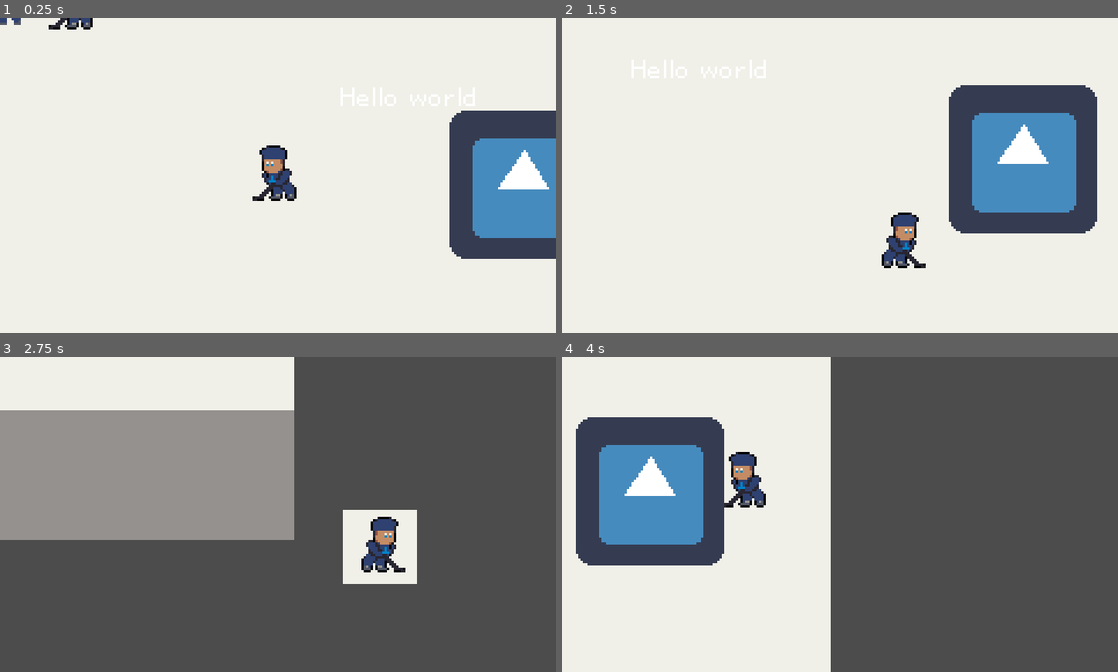
Above: before the commit, frames 1-4 (two rows, left to right).
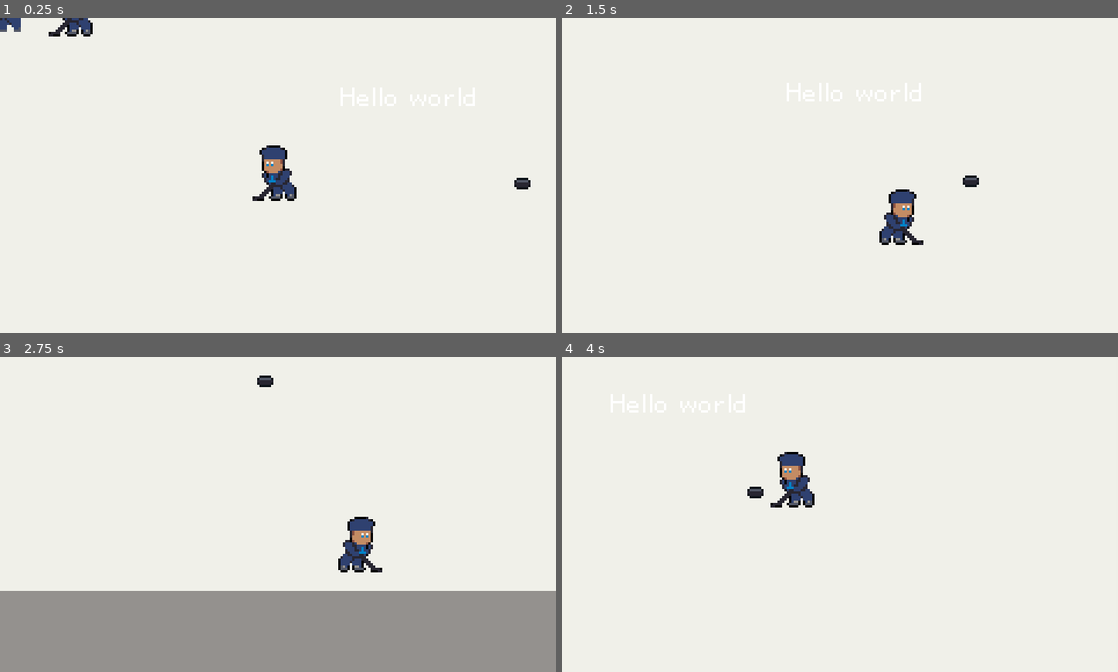
Above: after the commit, the same moments.

Repository: leafo/ludum-dare-41
Game: Godot game, scene res://Main.tscn
The game is run twice, just before and just after one commit, with the same random seed, the same clock (stepped at 60 frames per second) and the same inputs. The engine's default icon, where the game draws it, is replaced by a stand-in: a white triangle on a blue panel in a dark square.
Inputs:
- Up to frame 1 (0.25 s): no input
- Up to frame 2 (1.5 s): tap Enter (ui_accept) at 0.5, 0.77 s; hold Right (ui_right) 0.53-1.28 s; hold Down (ui_down) from 1.28 s (still down)
- Up to frame 3 (2.75 s): tap Enter (ui_accept) at 1.52 s; release Down (ui_down) at 2.03 s; hold Right (ui_right) from 2.03 s (still down)
- Up to frame 4 (4 s): release Right (ui_right) at 2.78 s; hold Up (ui_up) 2.78-3.53 s; tap Enter (ui_accept) at 3.02, 3.77 s; hold Left (ui_left) from 3.53 s (still down)

The runs differ from the first frame. In frame 1, 8.9% of the frame differs, in the area x 0-100%, y 0-77%; in frame 2, 13%; in frame 3, 90%, in the area x 0-100%, y 0-100%; in frame 4, 65%.

Commit message:
more tweaks

Diff:
--- a/Main.tscn
+++ b/Main.tscn
@@ -3,19 +3,19 @@
 [ext_resource path="res://Player.gd" type="Script" id=1]
 [ext_resource path="res://images/sprite.png" type="Texture" id=2]
 [ext_resource path="res://Puck.gd" type="Script" id=3]
-[ext_resource path="res://icon.png" type="Texture" id=4]
+[ext_resource path="res://images/puck.png" type="Texture" id=4]
 [ext_resource path="res://fonts/HelvetiPixel.ttf" type="DynamicFontData" id=5]
 [ext_resource path="res://images/bg.png" type="Texture" id=6]
 
 [sub_resource type="RectangleShape2D" id=1]
 
 custom_solver_bias = 0.0
-extents = Vector2( 6.92885, 11.3057 )
+extents = Vector2( 9.54917, 3.49828 )
 
-[sub_resource type="CircleShape2D" id=2]
+[sub_resource type="RectangleShape2D" id=4]
 
 custom_solver_bias = 0.0
-radius = 31.2339
+extents = Vector2( 3.59009, 2.58511 )
 
 [sub_resource type="DynamicFont" id=3]
 
@@ -27,9 +27,15 @@
 
 [node name="Main" type="Node" index="0"]
 
-[node name="Player" type="KinematicBody2D" parent="." index="0"]
+[node name="YSort" type="YSort" parent="." index="0"]
 
-position = Vector2( 50.8593, 51.3864 )
+position = Vector2( 49.4952, 58.7185 )
+sort_enabled = true
+
+[node name="Player" type="KinematicBody2D" parent="YSort" index="0"]
+
+editor/display_folded = true
+position = Vector2( 1.36412, -7.33215 )
 input_pickable = false
 collision_layer = 1
 collision_mask = 1
@@ -39,7 +45,7 @@
 "_edit_group_": true
 }
 
-[node name="Sprite" type="Sprite" parent="Player" index="0"]
+[node name="Sprite" type="Sprite" parent="YSort/Player" index="0"]
 
 texture = ExtResource( 2 )
 hframes = 2
@@ -48,11 +54,12 @@
 "_edit_group_": true
 }
 
-[node name="CollisionShape2D" type="CollisionShape2D" parent="Player" index="1"]
+[node name="CollisionShape2D" type="CollisionShape2D" parent="YSort/Player" index="1"]
 
+position = Vector2( -1.36412, 7.33215 )
 shape = SubResource( 1 )
 
-[node name="Camera" type="Camera2D" parent="Player" index="2"]
+[node name="Camera" type="Camera2D" parent="YSort/Player" index="2"]
 
 anchor_mode = 1
 rotating = false
@@ -78,12 +85,12 @@
 editor_draw_drag_margin = false
 _sections_unfolded = [ "Smoothing" ]
 
-[node name="Puck" type="KinematicBody2D" parent="." index="1" groups=[
+[node name="Puck" type="KinematicBody2D" parent="YSort" index="1" groups=[
 "Puck",
 ]]
 
 editor/display_folded = true
-position = Vector2( 157.348, 55.5905 )
+position = Vector2( 107.853, -3.12803 )
 input_pickable = false
 collision_layer = 1
 collision_mask = 1
@@ -93,15 +100,17 @@
 "_edit_group_": true
 }
 
-[node name="Sprite" type="Sprite" parent="Puck" index="0"]
+[node name="Sprite" type="Sprite" parent="YSort/Puck" index="0"]
 
 texture = ExtResource( 4 )
+_sections_unfolded = [ "Transform", "Z Index" ]
 
-[node name="CollisionShape2D" type="CollisionShape2D" parent="Puck" index="1"]
+[node name="CollisionShape2D" type="CollisionShape2D" parent="YSort/Puck" index="1"]
 
-shape = SubResource( 2 )
+shape = SubResource( 4 )
+_sections_unfolded = [ "Transform" ]
 
-[node name="Label2" type="Label" parent="." index="2"]
+[node name="Label2" type="Label" parent="." index="1"]
 
 anchor_left = 0.0
 anchor_top = 0.0
@@ -124,8 +133,9 @@
 max_lines_visible = -1
 _sections_unfolded = [ "custom_fonts" ]
 
-[node name="Sprite" type="Sprite" parent="." index="3"]
+[node name="Background" type="Sprite" parent="." index="2"]
 
+position = Vector2( 0.255772, 3.23978 )
 z_index = -1
 texture = ExtResource( 6 )
 _sections_unfolded = [ "Z Index" ]
--- a/Player.gd
+++ b/Player.gd
@@ -1,6 +1,6 @@
 extends KinematicBody2D
 
-const SPEED = 200
+const SPEED = 100
 
 func _ready():
 	# Called every time the node is added to the scene.
